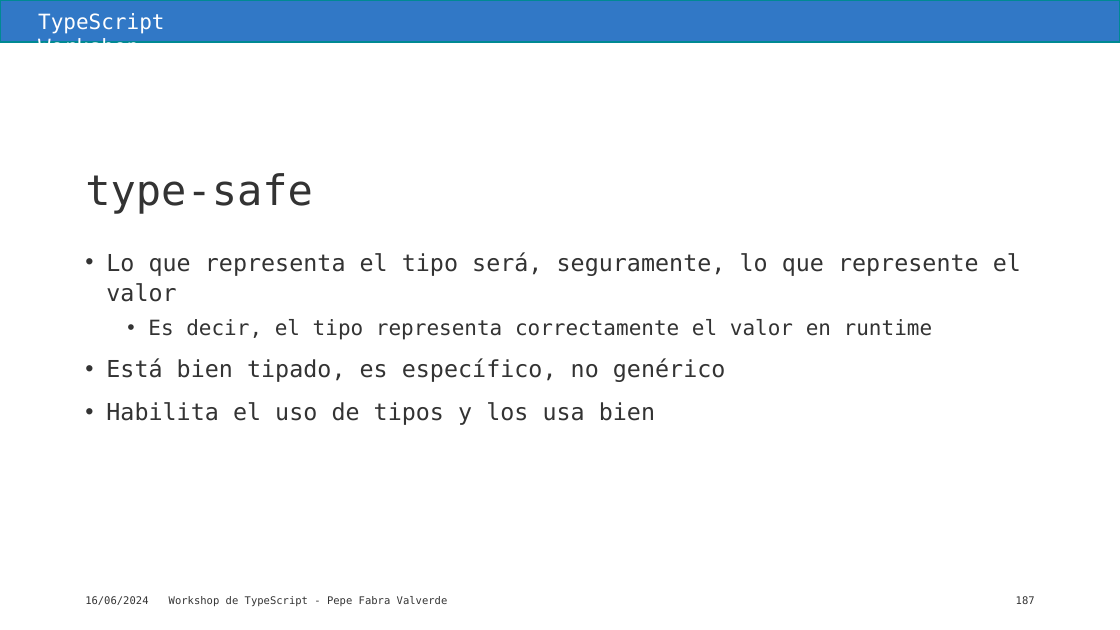
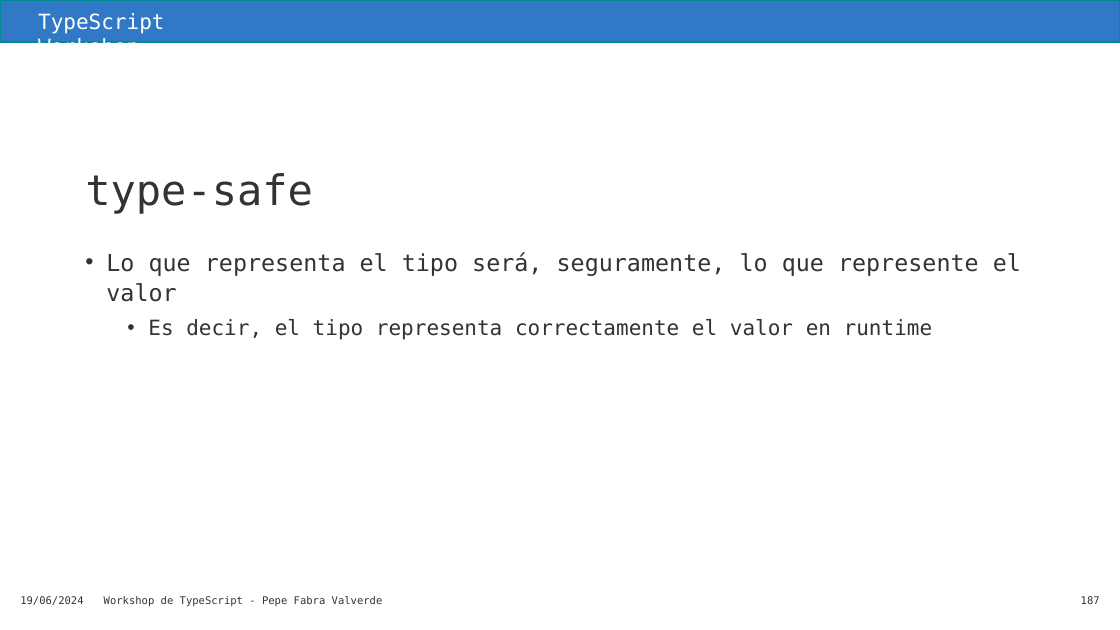
Before and after one commit to jofaval/talks-about, a slide deck: slide 187 of workshops/typescript/typescript-workshop.es.pptx. Drawn at 1120x630 pixels with LibreOffice and Linux fonts; fonts in the diff are those of the drawing; background and template pictures are left out. Boxes give left, top, right and bottom in pixels: in the first picture for what was removed or moved away, otherwise in the second. Text is boxed around its words. In the diff, an @@ line names an element or a change of style, - is before the commit and + after.

```diff
--- a/workshops/typescript/typescript-workshop.es.pptx
+++ b/workshops/typescript/typescript-workshop.es.pptx
@@ text at <box>106,358,726,425</box>: paragraphs removed @@
-• Está bien tipado, es específico, no genérico
-• Habilita el uso de tipos y los usa bien
@@ text at <box>20,596,83,605</box>: text changed @@
-16/06/2024
+19/06/2024
@@ text "Workshop de TypeScript - Pepe ...": place and size @@
-text "Workshop de TypeScript - Pepe ..." at <box>169,596,448,606</box>
+text "Workshop de TypeScript - Pepe ..." at <box>104,596,383,606</box>
@@ page number: place and size @@
-page number at <box>1016,596,1035,604</box>
+page number at <box>1081,596,1100,604</box>
```
Also in this commit, not shown: 188 other slides changed, 4 slides added, 2 other files.
